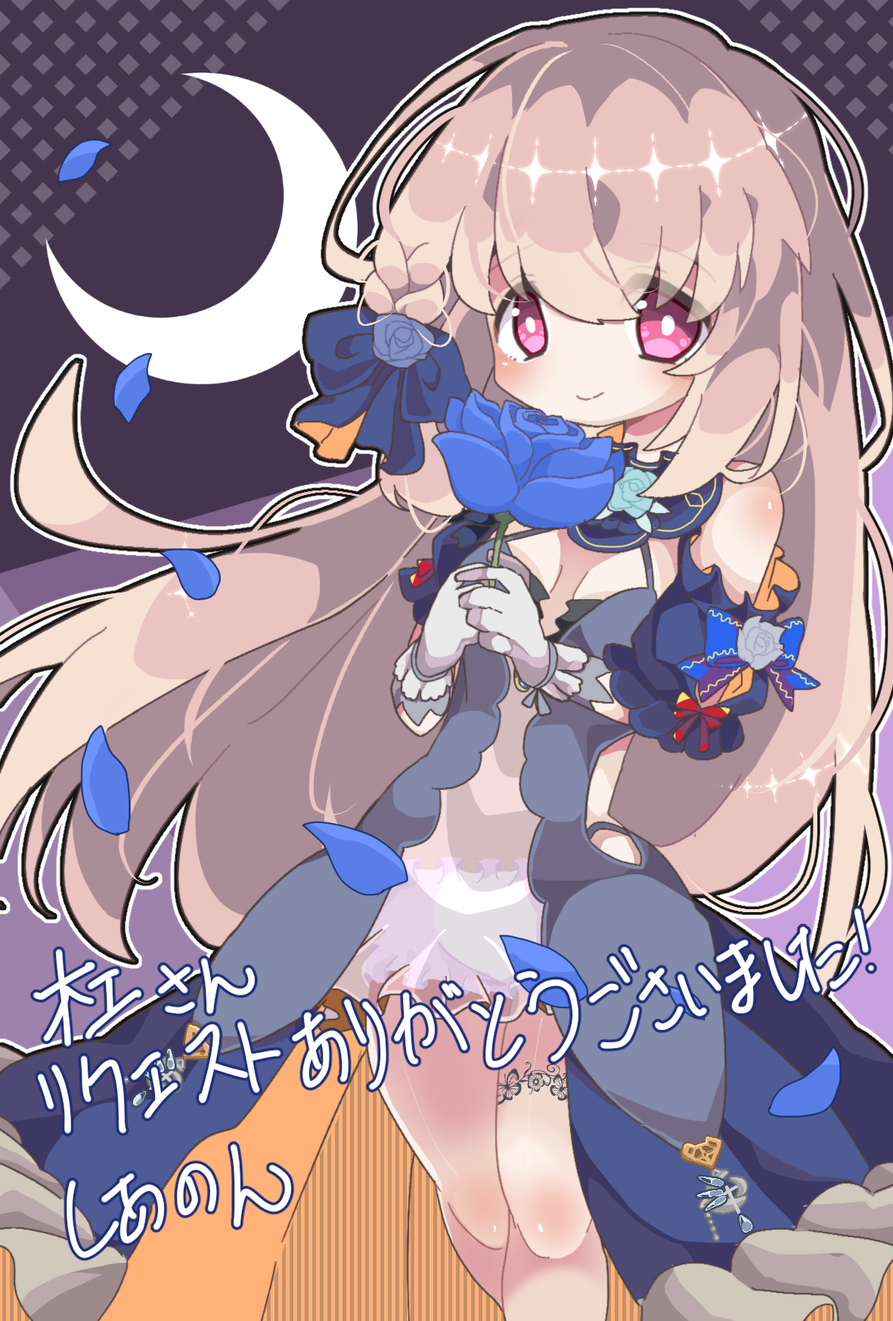
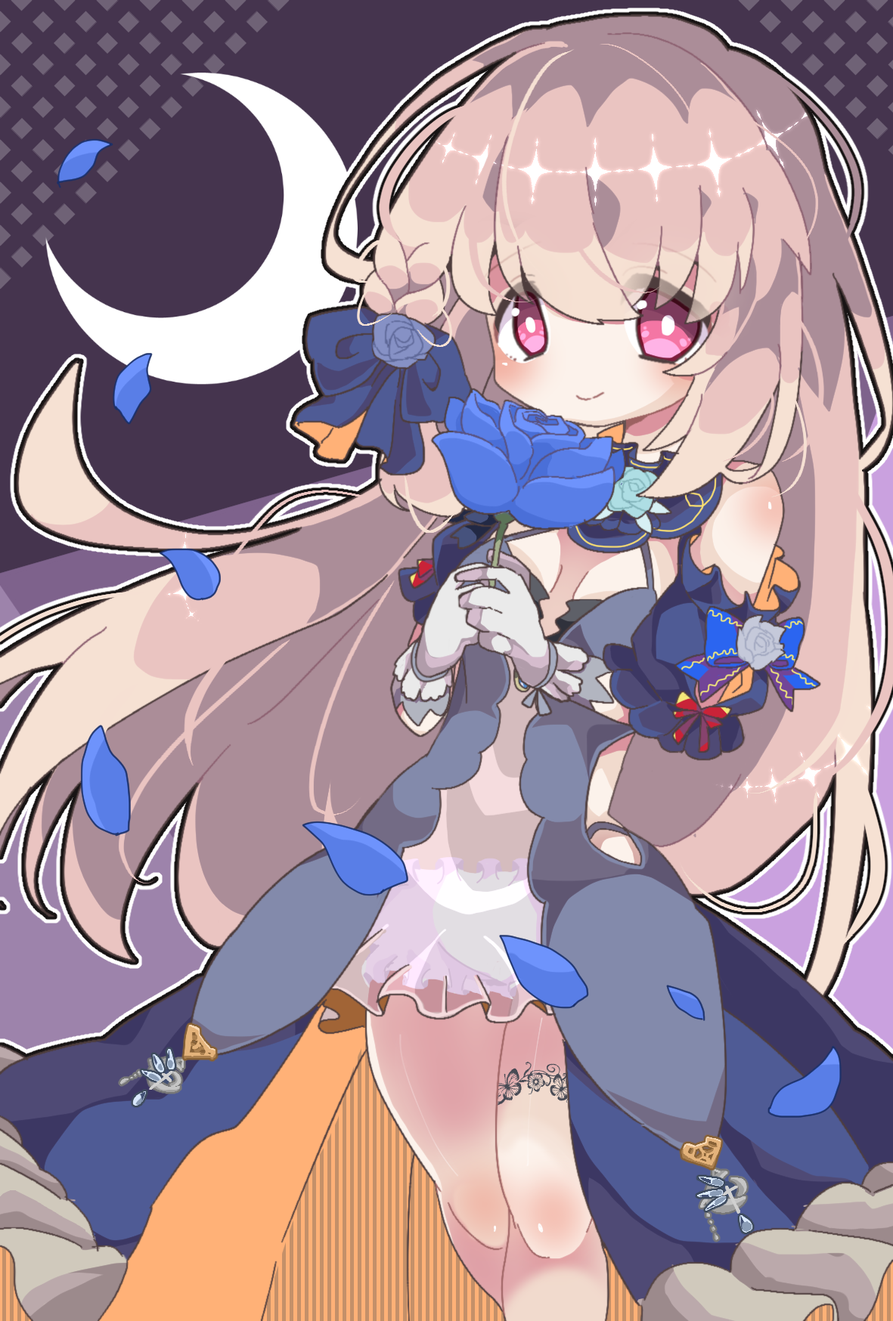
Layer changes from the first 893px x 1321px image to the second:
hid "サイン" over bbox(29, 904, 878, 1262)
